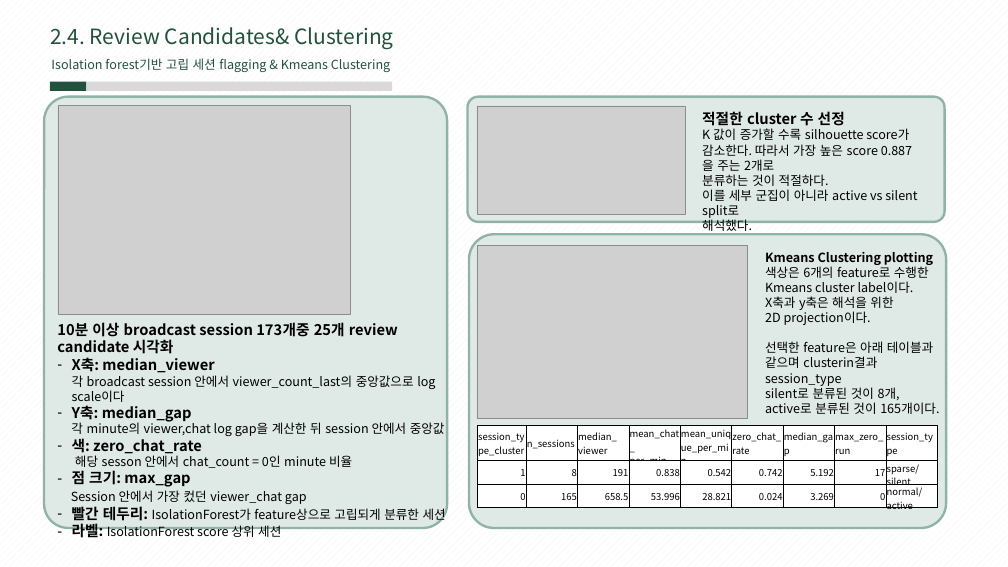
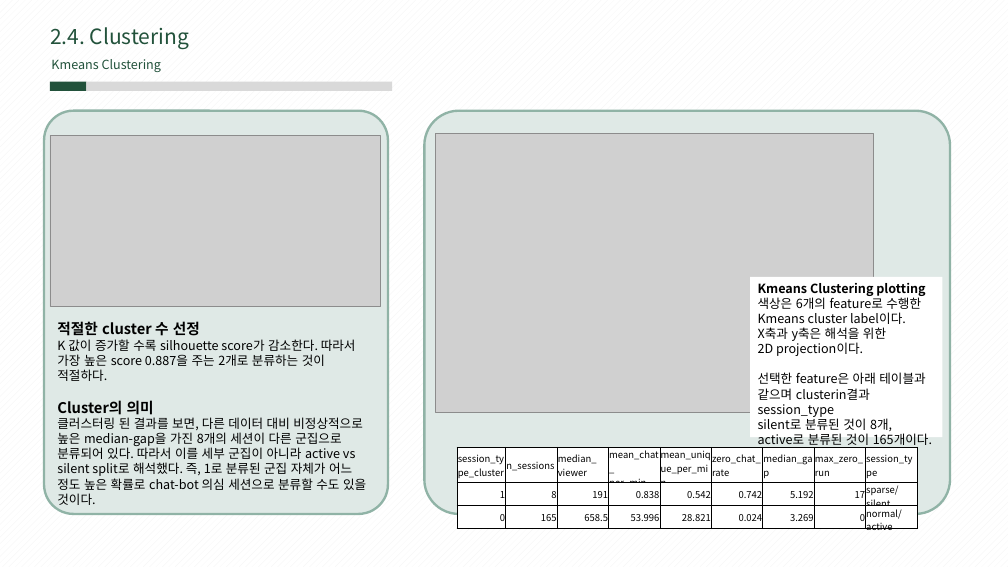
Before and after one commit to dgddgd314/DM_project-1-, a slide deck: slide 12 of my_job/dm_project_midterm_f.pptx (slide 13 before the commit). Drawn at 1008x567 pixels with LibreOffice and Linux fonts; fonts in the diff are those of the drawing; grey boxes stand for pictures. Boxes give left, top, right and bottom in pixels: in the first picture for what was removed or moved away, otherwise in the second. Text is boxed around its words. In the diff, an @@ line names an element or a change of style, - is before the commit and + after.

```diff
--- a/my_job/dm_project_midterm_f.pptx
+++ b/my_job/dm_project_midterm_f.pptx
@@ text at [50,27,189,49]: text changed @@
-2.4. Review Candidates& Clustering
+2.4. Clustering
@@ text at [51,59,162,72]: text changed @@
-Isolation forest기반 고립 세션 flagging & Kmeans Clustering
+Kmeans Clustering
@@ rounded rectangle: place and size @@
-rounded rectangle at [44,97,447,529]
+rounded rectangle at [44,110,388,513]
@@ rounded rectangle at [44,110,388,513]: proportions changed @@
@@ picture removed at [58,106,351,315] @@
@@ rounded rectangle: place and size @@
-rounded rectangle at [469,234,946,529]
+rounded rectangle at [424,110,950,513]
@@ rounded rectangle removed at [467,97,944,222] @@
@@ picture: place and size @@
-picture at [477,106,686,214]
+picture at [50,135,380,307]
@@ picture: place and size @@
-picture at [477,246,748,418]
+picture at [436,134,873,413]
@@ rectangle "Kmeans Clustering plotting": place and size @@
-rectangle "Kmeans Clustering plotting" at [765,252,939,414]
+rectangle "Kmeans Clustering plotting" at [750,277,942,437]
@@ rectangle "Kmeans Clustering plotting" at [750,277,942,437]: fill none to #FFFFFF @@
@@ text "적절한 cluster 수 선정": place and size @@
-text "적절한 cluster 수 선정" at [702,111,917,218]
+text "적절한 cluster 수 선정" at [57,321,366,490]
@@ text removed at [57,322,446,541] @@
-10분 이상 broadcast session 173개중 25개 review candidate 시각화
-– X축: median_viewer
-  각 broadcast session 안에서 viewer_count_last의 중앙값으로 log scale이다
-– Y축: median_gap
-각 minute의 viewer,chat log gap을 계산한 뒤 session 안에서 중앙값
-– 색: zero_chat_rate
-해당 sesson 안에서 chat_count = 0인 minute 비율
-– 점 크기: max_gap
-Session 안에서 가장 컸던 viewer_chat gap
-– 빨간 테두리: IsolationForest가 feature상으로 고립되게 분류한 세션
-– 라벨: IsolationForest score 상위 세션
@@ text at [57,339,366,490]: text changed @@
-K 값이 증가할 수록 silhouette score가 감소한다. 따라서 가장 높은 score 0.887을 주는 2개로
-분류하는 것이 적절하다.
-이를 세부 군집이 아니라 active vs silent split로
-해석했다.
+K 값이 증가할 수록 silhouette score가 감소한다. 따라서 가장 높은 score 0.887을 주는 2개로 분류하는 것이 적절하다.
+Cluster의 의미
+클러스터링 된 결과를 보면, 다른 데이터 대비 비정상적으로 높은 median-gap을 가진 8개의 세션이 다른 군집으로 분류되어 있다. 따라서 이를 세부 군집이 아니라 active vs silent split로 해석했다. 즉, 1로 분류된 군집 자체가 어느 정도 높은 확률로 chat-bot 의심 세션으로 분류할 수도 있을 것이다.
@@ table: place and size @@
-table at [478,426,938,513]
+table at [457,448,917,534]
```
Also in this commit, not shown: 3 other slides changed, 11 slides added, 14 slides removed, 31 other files.
